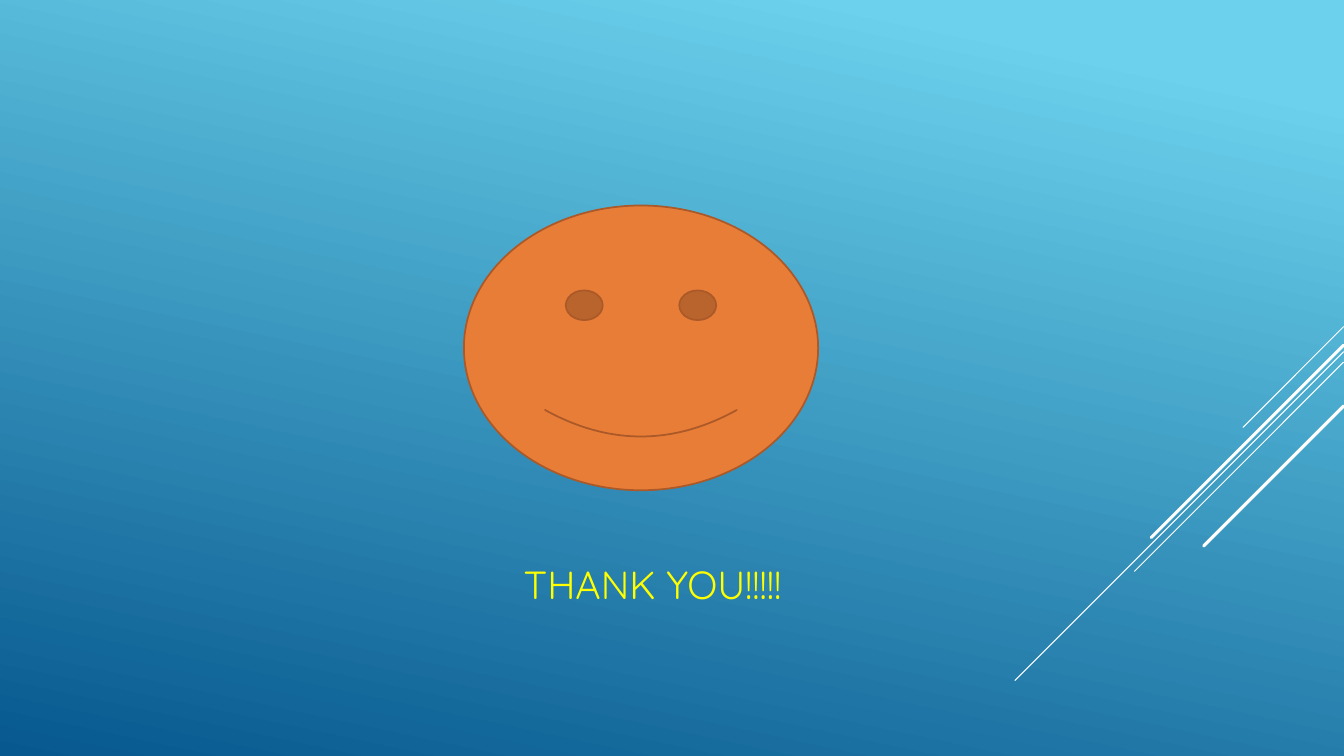
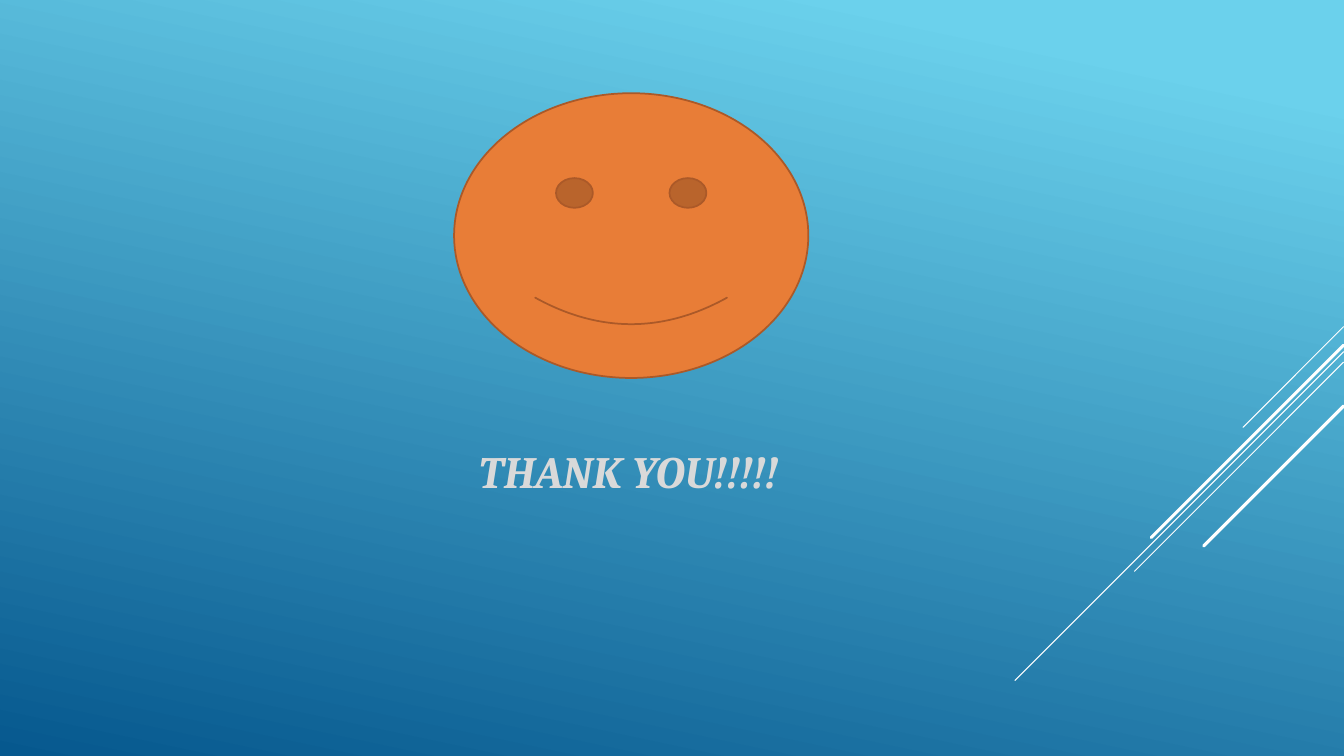
Before and after one commit to somnathbhoite/DataScience, a slide deck: slide 11 of Data Science.pptx. Drawn at 1344x756 pixels with LibreOffice and Linux fonts; fonts in the diff are those of the drawing. Boxes give left, top, right and bottom in pixels: in the first picture for what was removed or moved away, otherwise in the second. Text is boxed around its words. In the diff, an @@ line names an element or a change of style, - is before the commit and + after.

```diff
--- a/Data Science.pptx
+++ b/Data Science.pptx
@@ smiley face moved from (x1=464, y1=206, x2=818, y2=491) to (x1=454, y1=93, x2=808, y2=378) @@
@@ text "THANK YOU!!!!!" moved from (x1=524, y1=571, x2=781, y2=600) to (x1=479, y1=457, x2=778, y2=489) @@
@@ text "THANK YOU!!!!!" at (x1=479, y1=457, x2=778, y2=489): size 28 to 32 pt, font Quicksand to Cambria, text colour #FFFF00 to #D9D9D9, bold on, italic on @@
```
Also in this commit, not shown: 1 other slide changed.
